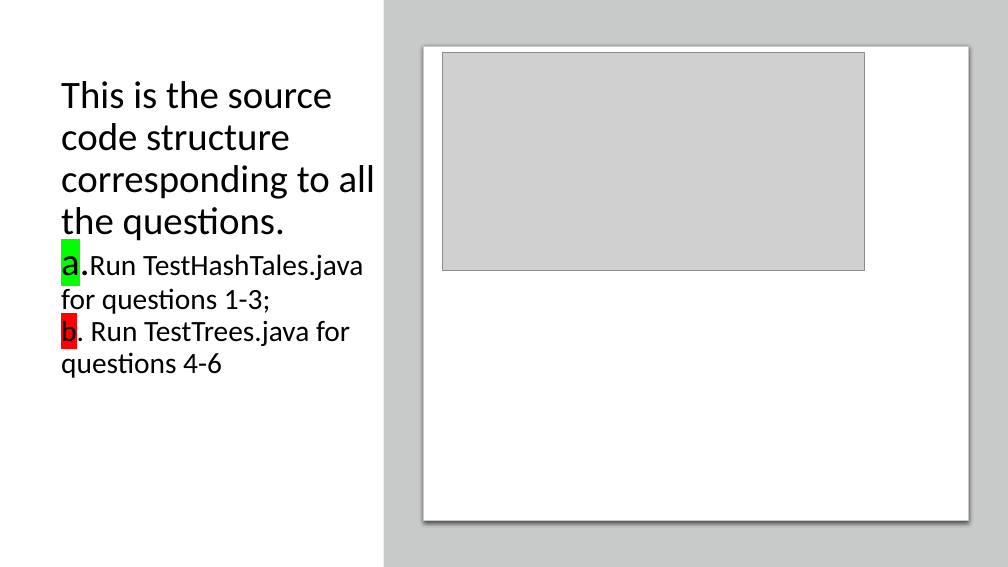
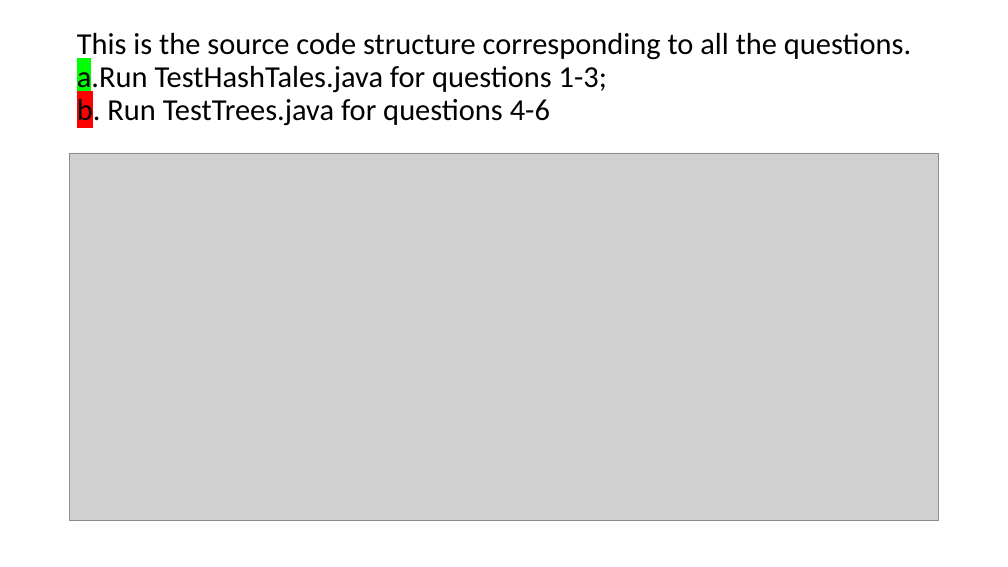
Before and after one commit to fanchuanster/uwinds, a slide deck: slide 2 of docs/8547Saini/assignments/assignment1.pptx. Drawn at 1008x567 pixels with LibreOffice and Linux fonts; fonts in the diff are those of the drawing; grey boxes stand for pictures. Boxes give left, top, right and bottom in pixels: in the first picture for what was removed or moved away, otherwise in the second. Text is boxed around its words. In the diff, an @@ line names an element or a change of style, - is before the commit and + after.

```diff
--- a/docs/8547Saini/assignments/assignment1.pptx
+++ b/docs/8547Saini/assignments/assignment1.pptx
@@ title "This is the source code ...": place and size @@
-title "This is the source code ..." at [61,81,375,378]
+title "This is the source code ..." at [77,33,911,127]
@@ title "This is the source code ..." at [77,33,911,127]: size 37 to 29 pt in "This is the source code structure corresponding ..."; size 28 to 29 pt in "a.Run TestHashTales.java for questions 1-3; b. Run ..." @@
@@ rectangle removed at [383,0,1008,567] @@
@@ rounded rectangle removed at [423,46,968,521] @@
@@ picture removed at [442,52,864,271] @@
@@ picture added at [70,153,939,520] @@
```
Also in this commit, not shown: 4 other slides changed, 1 other file.
